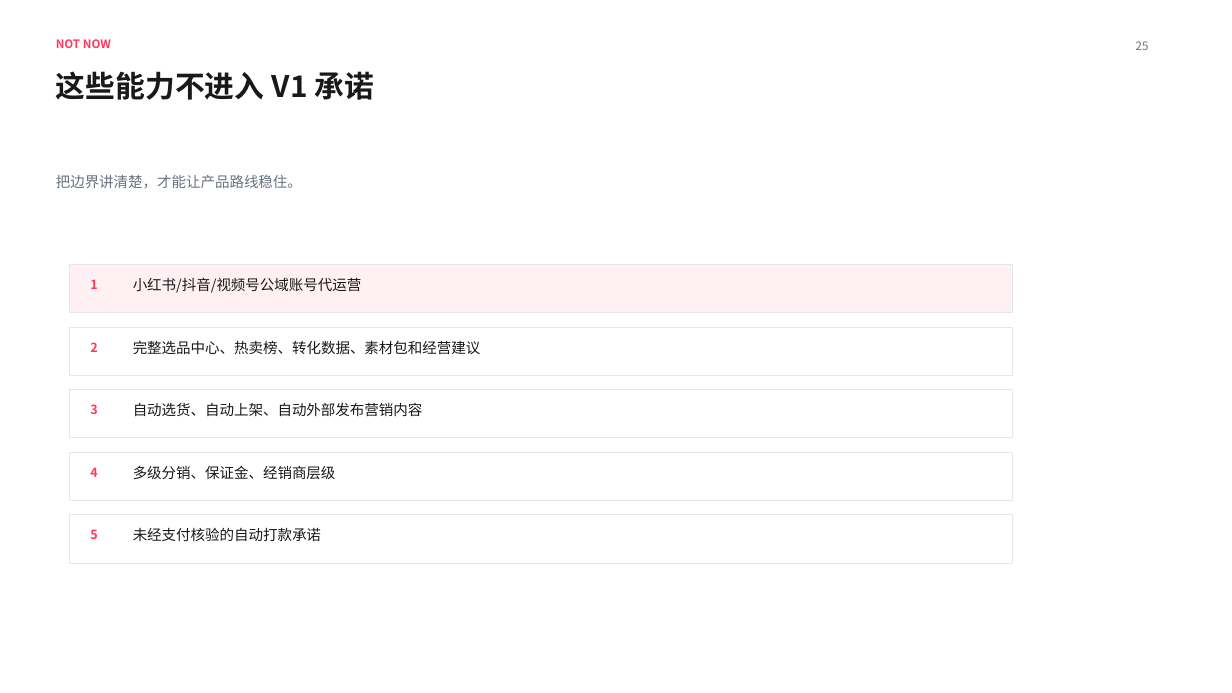
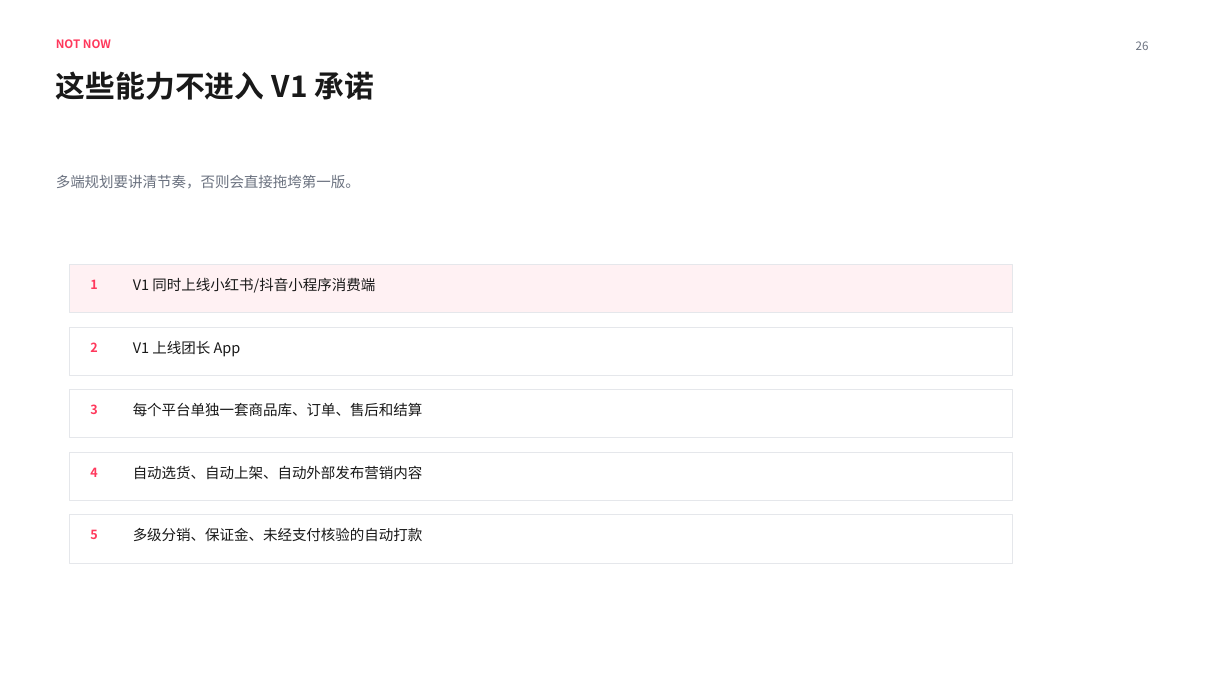
Before and after one commit to 1457513127/codex, a slide deck: slide 26 of 02-项目会/和趣社群店铺三场景产品蓝图同步会.pptx (slide 25 before the commit). Drawn at 1232x693 pixels with LibreOffice and Linux fonts; fonts in the diff are those of the drawing. Boxes give left, top, right and bottom in pixels: in the first picture for what was removed or moved away, otherwise in the second. Text is boxed around its words. In the diff, an @@ line names an element or a change of style, - is before the commit and + after.

Commit message:
纳入双通道与多端架构规划

```diff
--- a/02-项目会/和趣社群店铺三场景产品蓝图同步会.pptx
+++ b/02-项目会/和趣社群店铺三场景产品蓝图同步会.pptx
@@ text at <box>56,175,360,189</box>: text changed @@
-把边界讲清楚，才能让产品路线稳住。
+多端规划要讲清节奏，否则会直接拖垮第一版。
@@ text at <box>133,277,375,293</box>: text changed @@
-小红书/抖音/视频号公域账号代运营
+V1 同时上线小红书/抖音小程序消费端
@@ text at <box>133,341,241,357</box>: text changed @@
-完整选品中心、热卖榜、转化数据、素材包和经营建议
+V1 上线团长 App
@@ text added at <box>133,403,423,416</box>, 11.2 pt, text #191919 @@
+每个平台单独一套商品库、订单、售后和结算
@@ text "自动选货、自动上架、自动外部发布营销内容": place and size @@
-text "自动选货、自动上架、自动外部发布营销内容" at <box>133,402,423,416</box>
+text "自动选货、自动上架、自动外部发布营销内容" at <box>133,465,423,479</box>
@@ text removed at <box>133,465,336,479</box> @@
-多级分销、保证金、经销商层级
@@ text at <box>133,528,423,541</box>: text changed @@
-未经支付核验的自动打款承诺
+多级分销、保证金、未经支付核验的自动打款
```
Also in this commit, not shown: 19 other slides changed, 9 slides added, 8 slides removed, 6 other files.
